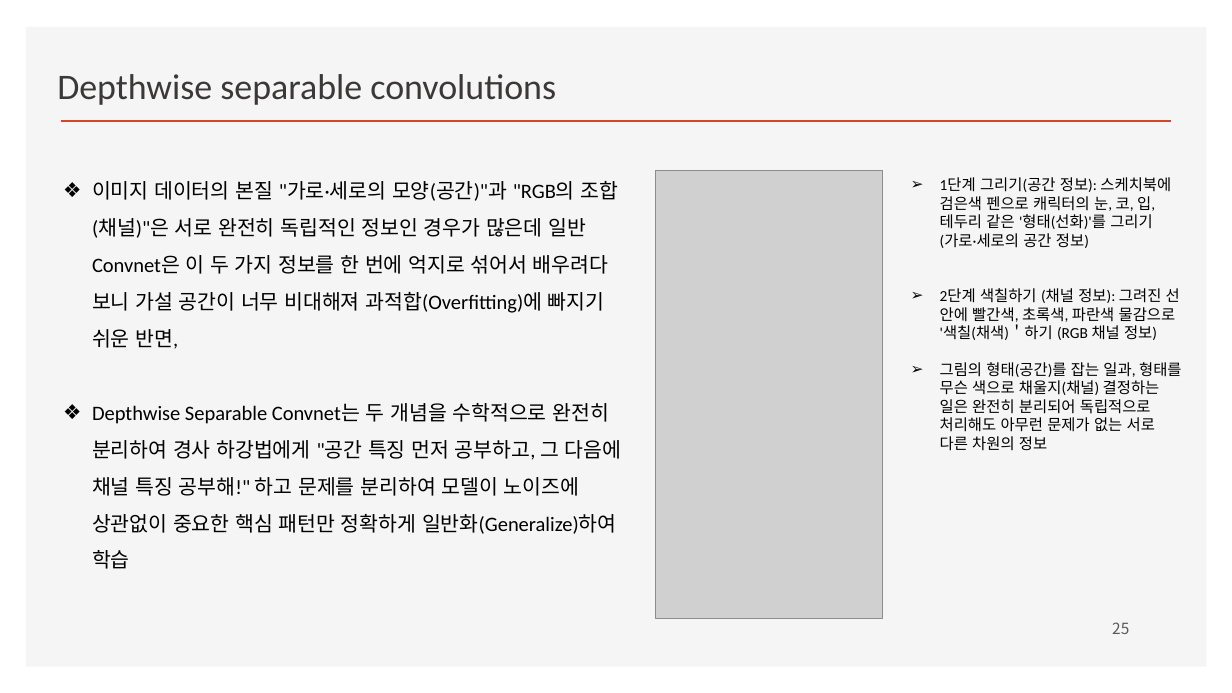
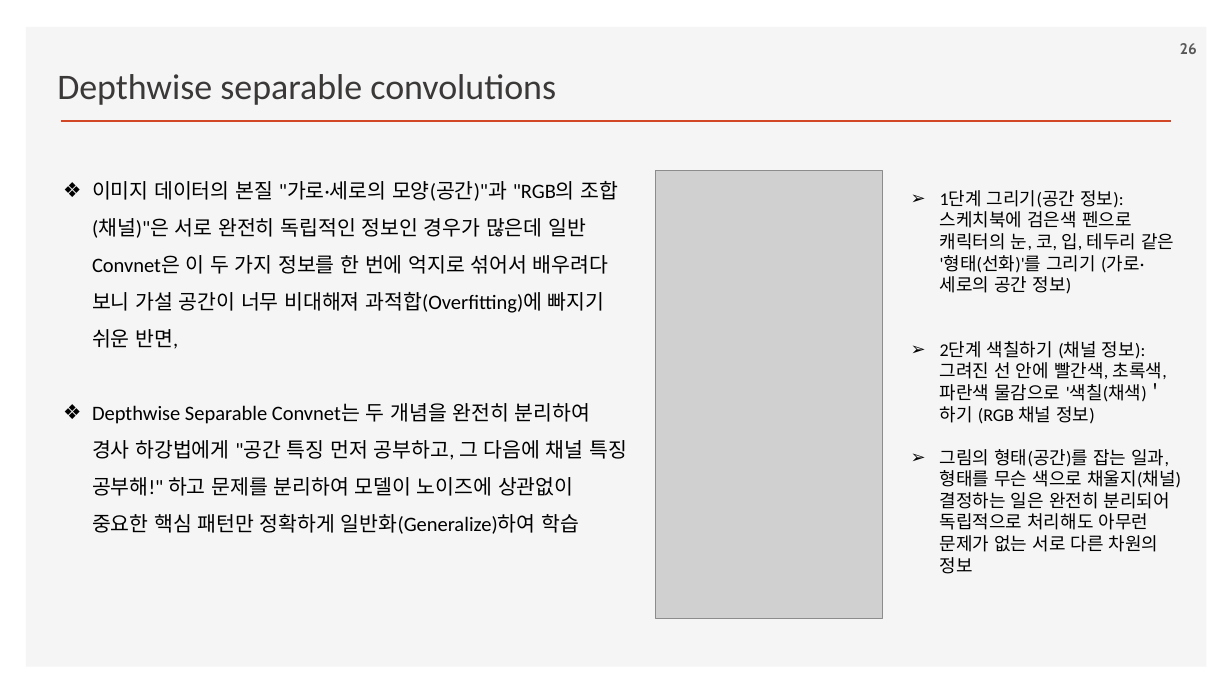
Before and after one commit to ancestor9/2026_Fall_Deep-Learning-with-Python, a slide deck: slide 26 of Chapter 09 ConvNet architecture patterns.pptx (slide 25 before the commit). Drawn at 1232x693 pixels with LibreOffice and Linux fonts; fonts in the diff are those of the drawing; grey boxes stand for pictures; background and template pictures are left out. Boxes give left, top, right and bottom in pixels: in the first picture for what was removed or moved away, otherwise in the second. Text is boxed around its words. In the diff, an @@ line names an element or a change of style, - is before the commit and + after.

```diff
--- a/Chapter 09 ConvNet architecture patterns.pptx
+++ b/Chapter 09 ConvNet architecture patterns.pptx
@@ page number added at box(1180, 43, 1197, 54), 12 pt, text #595959, bold @@
+26
@@ text "1단계 그리기(공간 정보): 스케치북에 검은색 ...": place and size @@
-text "1단계 그리기(공간 정보): 스케치북에 검은색 ..." at box(940, 177, 1181, 451)
+text "1단계 그리기(공간 정보): 스케치북에 검은색 ..." at box(940, 190, 1181, 574)
@@ text "1단계 그리기(공간 정보): 스케치북에 검은색 ..." at box(940, 190, 1181, 574): size 12 to 14 pt @@
@@ text at box(92, 403, 627, 534): text changed @@
-❖ Depthwise Separable Convnet는 두 개념을 수학적으로 완전히 분리하여 경사 하강법에게 "공간 특징 먼저 공부하고, 그 다음에 채널 특징 공부해!" 하고 문제를 분리하여 모델이 노이즈에 상관없이 중요한 핵심 패턴만 정확하게 일반화(Generalize)하여 학습
+❖ Depthwise Separable Convnet는 두 개념을 완전히 분리하여 경사 하강법에게 "공간 특징 먼저 공부하고, 그 다음에 채널 특징 공부해!" 하고 문제를 분리하여 모델이 노이즈에 상관없이 중요한 핵심 패턴만 정확하게 일반화(Generalize)하여 학습
@@ page number removed at box(1112, 622, 1129, 634) @@
-25
```
Also in this commit, not shown: 11 other slides changed.
